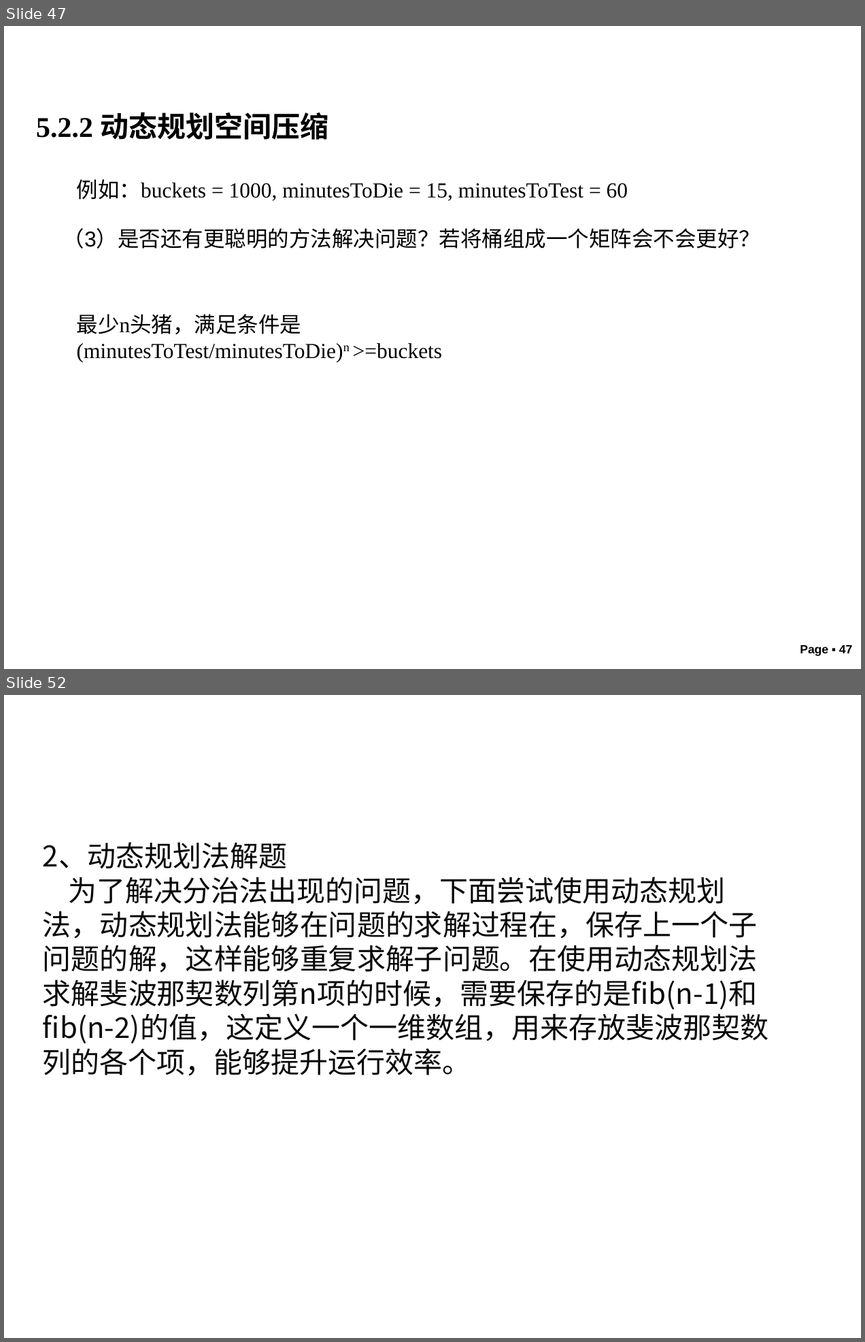
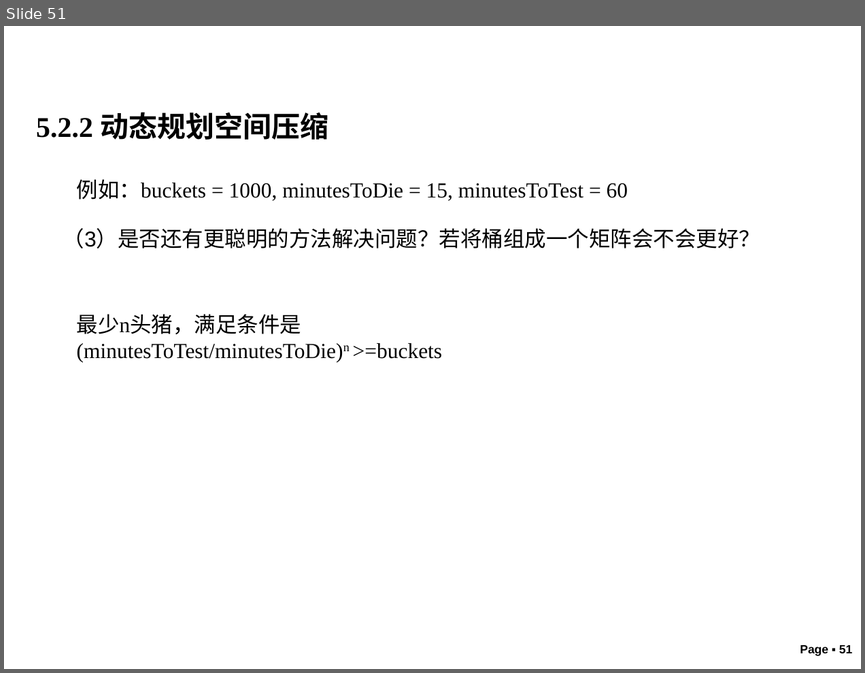
Before and after one commit to liutongling/DP, a slide deck: file/第5章 动态规划法.pptx. Shown one above the other, each under a label of ours: slides 47 and 52 before the commit, slide 51 after it; the slides between them are not shown. The pictures are 865x1342 and 865x673 pixels, drawn with LibreOffice and Linux fonts; fonts in the diff are those of the drawing; background and template pictures are left out. Boxes give left, top, right and bottom in pixels: in the first picture for what was removed or moved away, otherwise in the second. Text is boxed around its words. In the diff, an @@ line names an element or a change of style, - is before the commit and + after.

Commit message:
动态规划第五章ppt更新

```diff
--- a/file/第5章 动态规划法.pptx
+++ b/file/第5章 动态规划法.pptx
@@ slide 52 removed at (4, 695, 861, 1338), background #FFFFFF @@
@@ text removed at (43, 842, 768, 1076) @@
-2、动态规划法解题
-为了解决分治法出现的问题，下面尝试使用动态规划法，动态规划法能够在问题的求解过程在，保存上一个子问题的解，这样能够重复求解子问题。在使用动态规划法求解斐波那契数列第n项的时候，需要保存的是fib(n-1)和fib(n-2)的值，这定义一个一维数组，用来存放斐波那契数列的各个项，能够提升运行效率。
@@ what was slide 47 is now slide 51 @@
@@ page number at (800, 645, 852, 656): text changed @@
-Page ▪ 47
+Page ▪ 51
```
Also in this commit, not shown: 2 slides changed, 5 slides added, 26 other slides removed.
